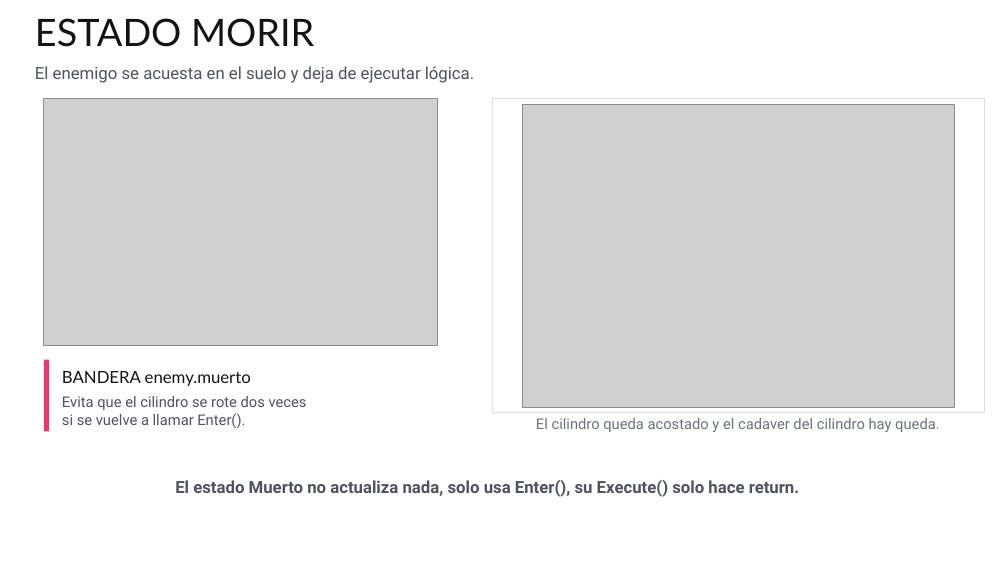
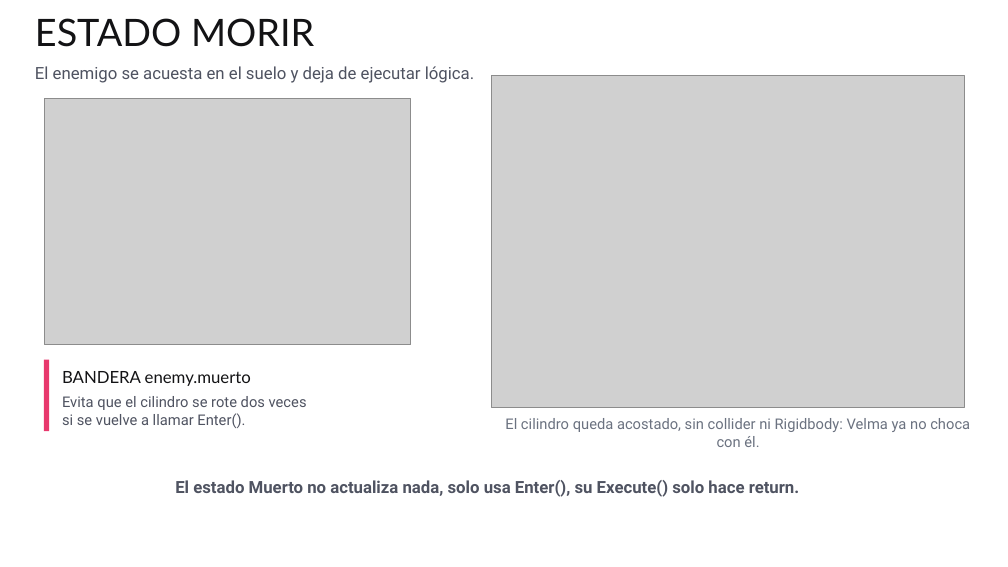
Before and after one commit to abala-tec/TC2005B, a slide deck: slide 11 of T8/T8.8.2-enemigos-fsm/T8.8.2-Enemigos-FSM.pptx. Drawn at 1008x567 pixels with LibreOffice and Linux fonts; fonts in the diff are those of the drawing; grey boxes stand for pictures; background and template pictures are left out. Boxes give left, top, right and bottom in pixels: in the first picture for what was removed or moved away, otherwise in the second. Text is boxed around its words. In the diff, an @@ line names an element or a change of style, - is before the commit and + after.

```diff
--- a/T8/T8.8.2-enemigos-fsm/T8.8.2-Enemigos-FSM.pptx
+++ b/T8/T8.8.2-enemigos-fsm/T8.8.2-Enemigos-FSM.pptx
@@ picture: place and size @@
-picture at <box>523,104,955,408</box>
+picture at <box>492,76,964,408</box>
@@ picture: place and size @@
-picture at <box>44,99,437,346</box>
+picture at <box>44,98,411,345</box>
@@ rectangle removed at <box>492,99,985,413</box> @@
@@ text at <box>505,418,970,447</box>: text changed @@
-El cilindro queda acostado y el cadaver del cilindro hay queda.
+El cilindro queda acostado, sin collider ni Rigidbody: Velma ya no choca con él.
```
Also in this commit, not shown: 10 other slides changed, 2 slides added, 2 slides removed, 12 other files.
